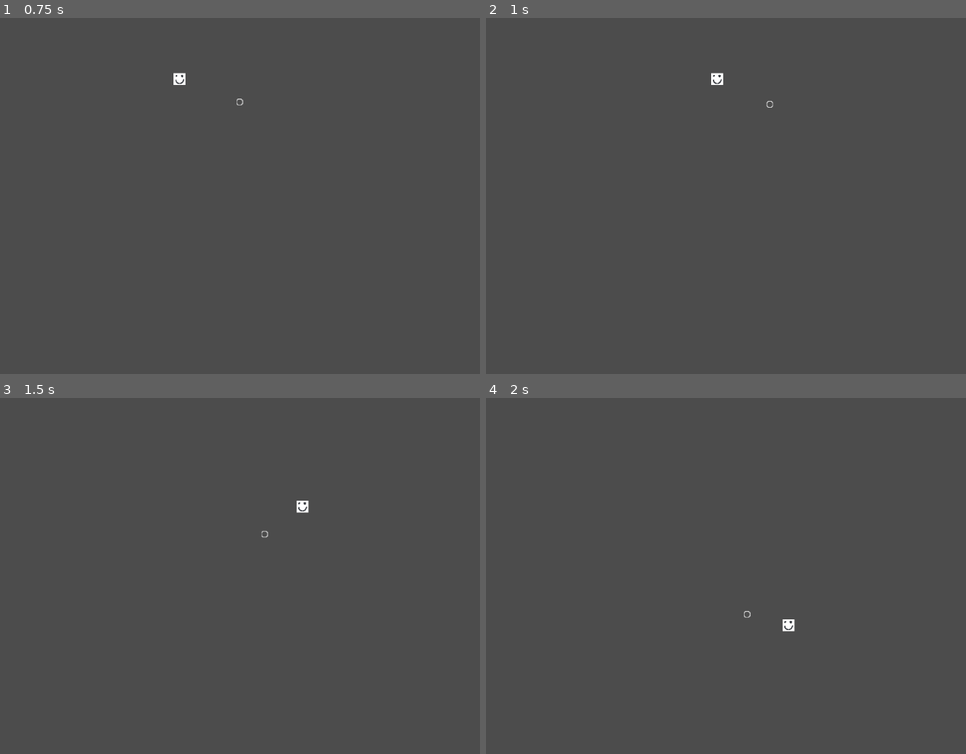
Above: before the commit, frames 1-4 (two rows, left to right).
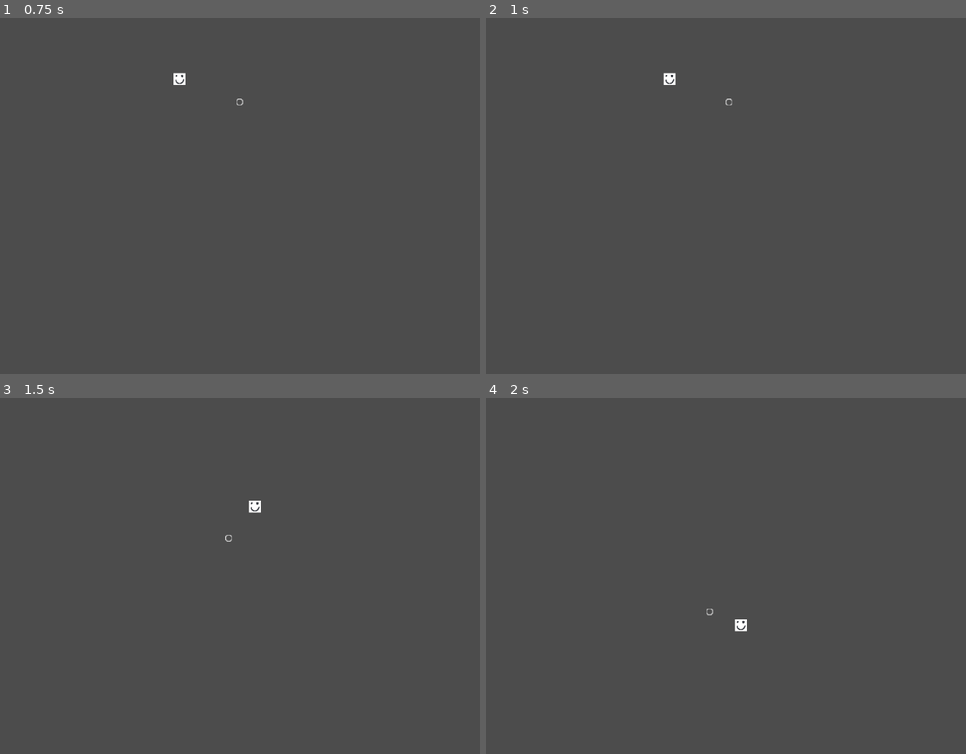
Above: after the commit, the same moments.

Repository: ottomated/codeday-2019
Game: Godot game, scene res://Board.tscn
The game is run twice, just before and just after one commit, with the same random seed, the same clock (stepped at 60 frames per second) and the same inputs.
Inputs (mouse positions are in pixels of both pictures, inside the frame that each line leads up to):
- Up to frame 1 (0.75 s): tap Enter at 0.5 s; move the mouse to (436, 178) at 0.52 s; hold Right (ui_right) from 0.53 s (still down); click (436, 178) at 0.67 s
- Up to frame 2 (1 s): keep holding Right (ui_right)
- Up to frame 3 (1.5 s): move the mouse to (182, 593) at 1.27 s; release Right (ui_right) at 1.28 s; hold Down (ui_down) from 1.28 s (still down)
- Up to frame 4 (2 s): keep holding Down (ui_down)

Frame 1 is identical in both runs. In frame 2, 0.2% of the frame differs, in the area x 36-60%, y 15-26%; in frame 3, 0.2%; in frame 4, 0.2%.

Commit message:
fiddled with timing

Diff:
--- a/scripts/Player.gd
+++ b/scripts/Player.gd
@@ -13,7 +13,7 @@
 export var speed = 400
 export var dash_distance = 250
 export var dash_cooldown = 2.0
-export var dash_stall = 0.1
+export var dash_stall = 0.3
 export var damage = 10
 
 var initial_position
